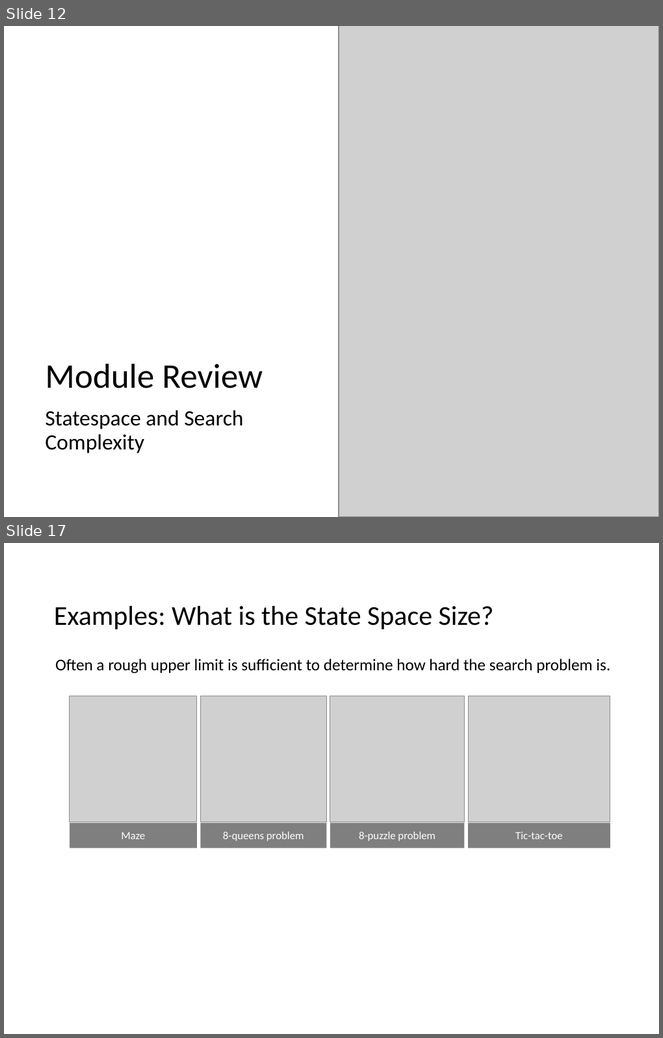
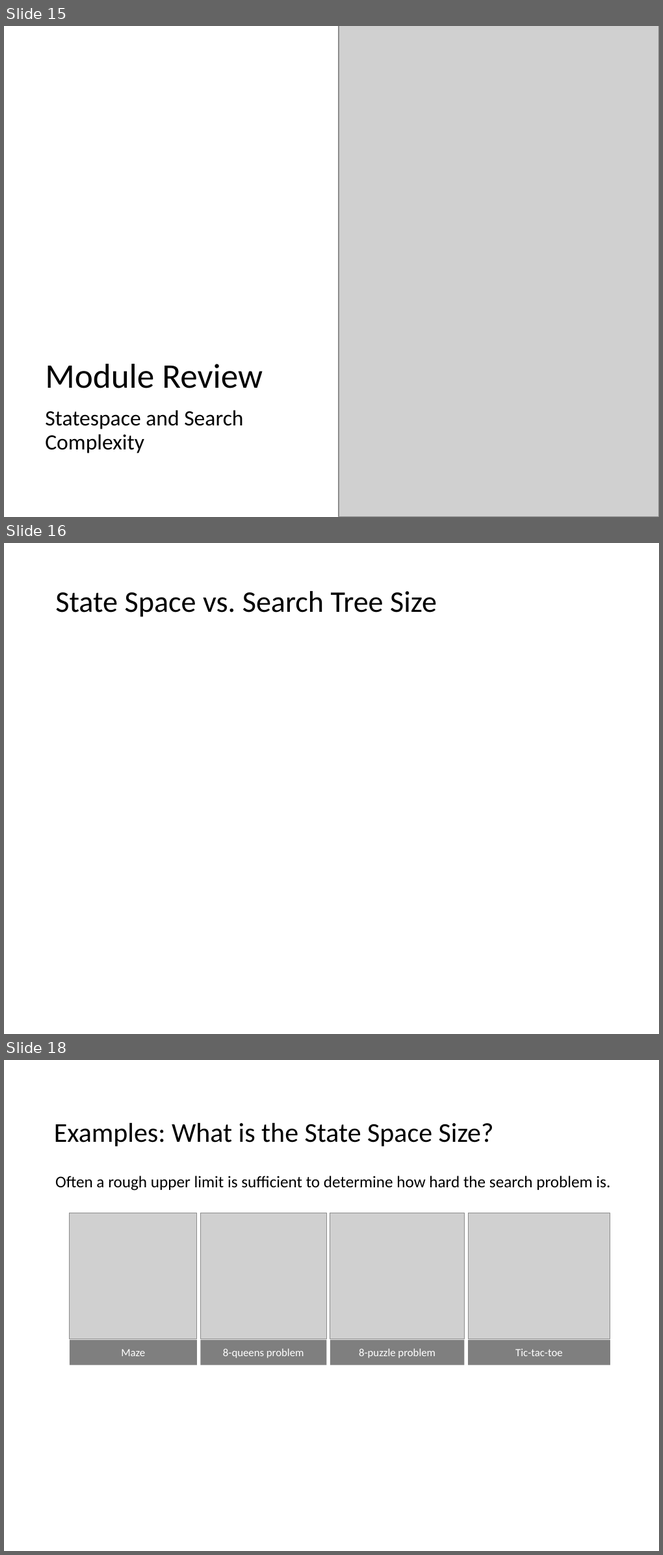
Before and after one commit to mhahsler/CS7320-AI, a slide deck: slides/03_search_discussion.pptx. Shown one above the other, each under a label of ours: slides 12 and 17 before the commit, slides 15, 16 and 18 after it; the slides between them are not shown. The pictures are 663x1038 and 663x1555 pixels, drawn with LibreOffice and Linux fonts; fonts in the diff are those of the drawing; grey boxes stand for pictures. Boxes give left, top, right and bottom in pixels: in the first picture for what was removed or moved away, otherwise in the second. Text is boxed around its words. In the diff, an @@ line names an element or a change of style, - is before the commit and + after.

```diff
--- a/slides/03_search_discussion.pptx
+++ b/slides/03_search_discussion.pptx
@@ slide 16 added at box(4, 543, 659, 1034), background #FFFFFF @@
@@ title added at box(55, 591, 437, 617), 33 pt, text #000000 @@
+State Space vs. Search Tree Size
@@ what was slide 12 is now slide 15 @@
@@ what was slide 17 is now slide 18 @@
```
Also in this commit, not shown: 10 slides changed, 5 other slides added, 4 slides removed, 1 other file.
